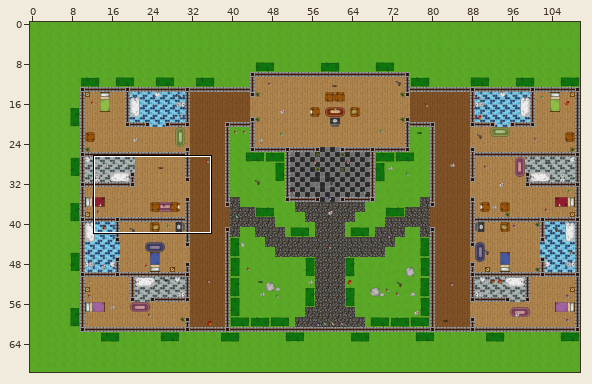
Tiled map (JSON): src/main/resources/static/assets/tilemaps/untitled.json. Above: a wide view before the commit, with the close-up outlined.
Close-up. As it was:
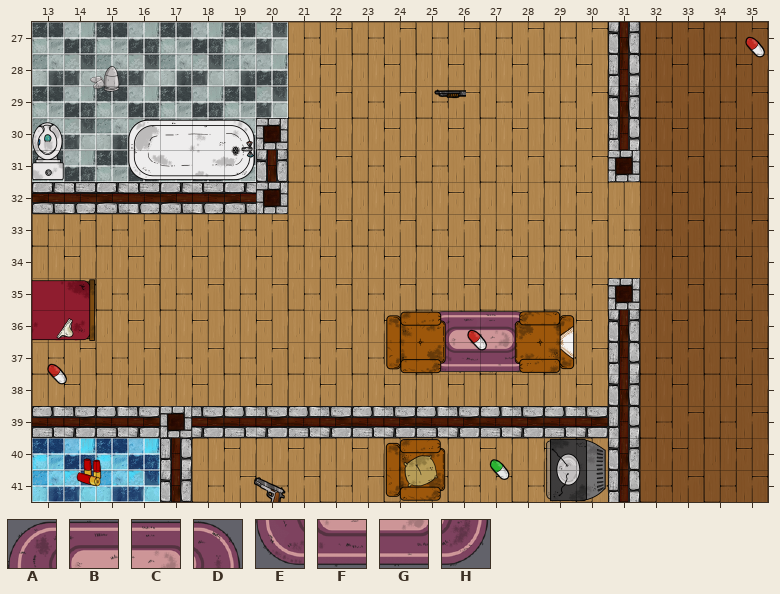
Cells are 64x64 px. Shown: x 13..35, y 27..41. The commit also changed other parts of the map, which this record leaves out.
Key: from "tiles": A 288, B 289, C 290, D 291, E 312, F 313, G 314, H 315.
_ is an empty cell.
Layers that did not change in this view are not listed.
Layer "details" before, first column x 13:
27 _______________________
28 _______________________
29 _______________________
30 _______________________
31 _______________________
32 _______________________
33 _______________________
34 _______________________
35 _______________________
36 ____________ABCD_______
37 ____________EFGH_______
38 _______________________
39 _______________________
40 _______________________
41 _______________________
The same view after the edit:
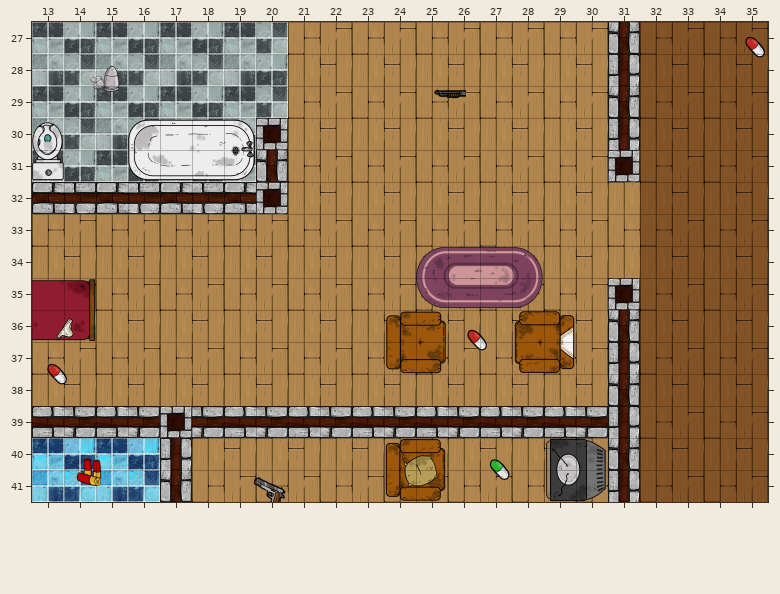
The exact change:
Changed rows in their new state; . is an unchanged cell.
Layer "details":
first column x 25:
34 ABCD
35 EFGH
36 ____
37 ____
